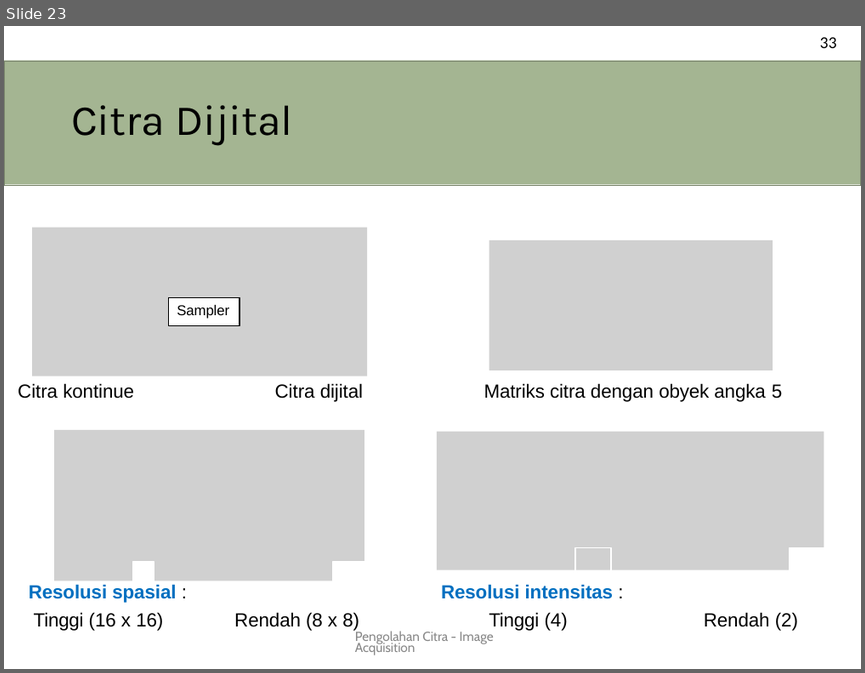
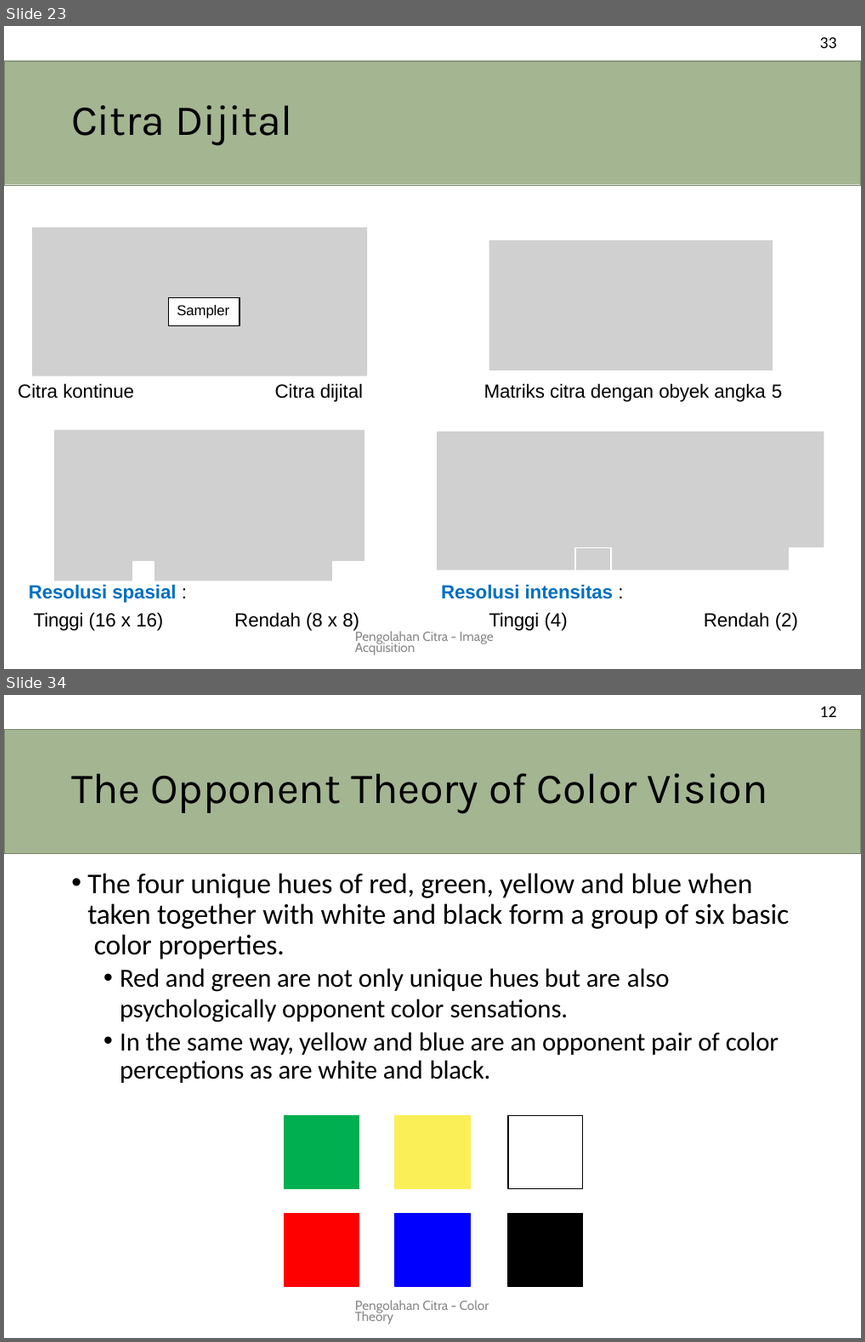
Before and after one commit to novalassalam/comvis, a slide deck: pencit.pptx. Shown one above the other, each under a label of ours: slide 23 before the commit, slides 23 and 34 after it; the slides between them are not shown. The pictures are 865x673 and 865x1342 pixels, drawn with LibreOffice and Linux fonts; fonts in the diff are those of the drawing; grey boxes stand for pictures. Boxes give left, top, right and bottom in pixels: in the first picture for what was removed or moved away, otherwise in the second. Text is boxed around its words. In the diff, an @@ line names an element or a change of style, - is before the commit and + after.

```diff
--- a/pencit.pptx
+++ b/pencit.pptx
@@ slide 34 added at (x1=4, y1=695, x2=861, y2=1338), background #FFFFFF @@
@@ text added at (x1=820, y1=706, x2=837, y2=717), 14 pt, text #000000 @@
+12
@@ title added at (x1=4, y1=729, x2=861, y2=853), fill #A4B592, outline #78846A 0.96 pt, 36 pt, text #000000 @@
+The Opponent Theory of Color Vision
@@ text added at (x1=87, y1=873, x2=789, y2=1083), 22 pt, text #000000 @@
+• The four unique hues of red, green, yellow and blue when taken together with white and black form a group of six basic color properties.
+  • Red and green are not only unique hues but are also
+psychologically opponent color sensations.
+  • In the same way, yellow and blue are an opponent pair of color perceptions as are white and black.
@@ freeform shape added at (x1=284, y1=1115, x2=358, y2=1189), fill #00AF50 @@
@@ freeform shape added at (x1=284, y1=1115, x2=358, y2=1189), outline #00AF50 0.96 pt @@
@@ freeform shape added at (x1=395, y1=1115, x2=469, y2=1189), fill #FBEF58 @@
@@ freeform shape added at (x1=395, y1=1115, x2=469, y2=1189), outline #FBEF58 0.96 pt @@
@@ freeform shape added at (x1=508, y1=1115, x2=582, y2=1189), outline #000000 0.96 pt @@
@@ freeform shape added at (x1=284, y1=1213, x2=358, y2=1287), fill #FF0000 @@
@@ freeform shape added at (x1=284, y1=1213, x2=358, y2=1287), outline #FF0000 0.96 pt @@
@@ freeform shape added at (x1=395, y1=1213, x2=469, y2=1287), fill #0000FF @@
@@ freeform shape added at (x1=395, y1=1213, x2=469, y2=1287), outline #0000FF 0.96 pt @@
@@ freeform shape added at (x1=508, y1=1213, x2=582, y2=1287), fill #000000 @@
@@ freeform shape added at (x1=508, y1=1213, x2=582, y2=1287), outline #000000 0.96 pt @@
@@ text added at (x1=355, y1=1299, x2=488, y2=1324), 11 pt, text #888888 @@
+Pengolahan Citra - Color Theory
```
Also in this commit, not shown: 29 other slides added.
